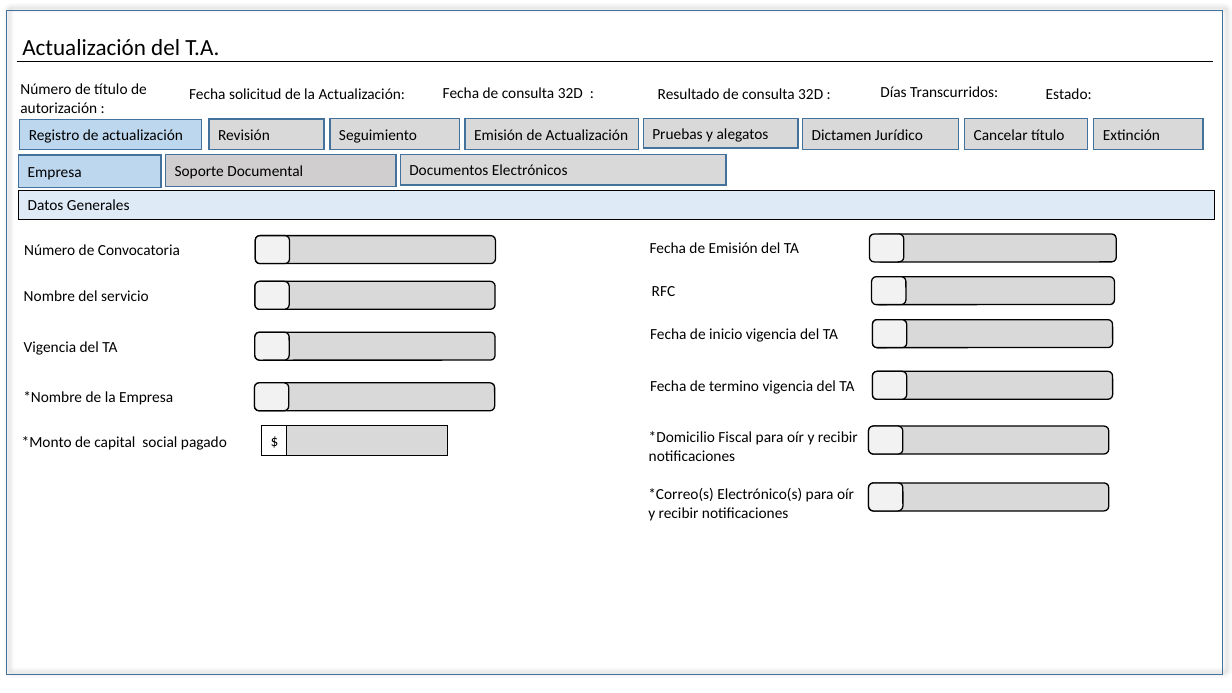
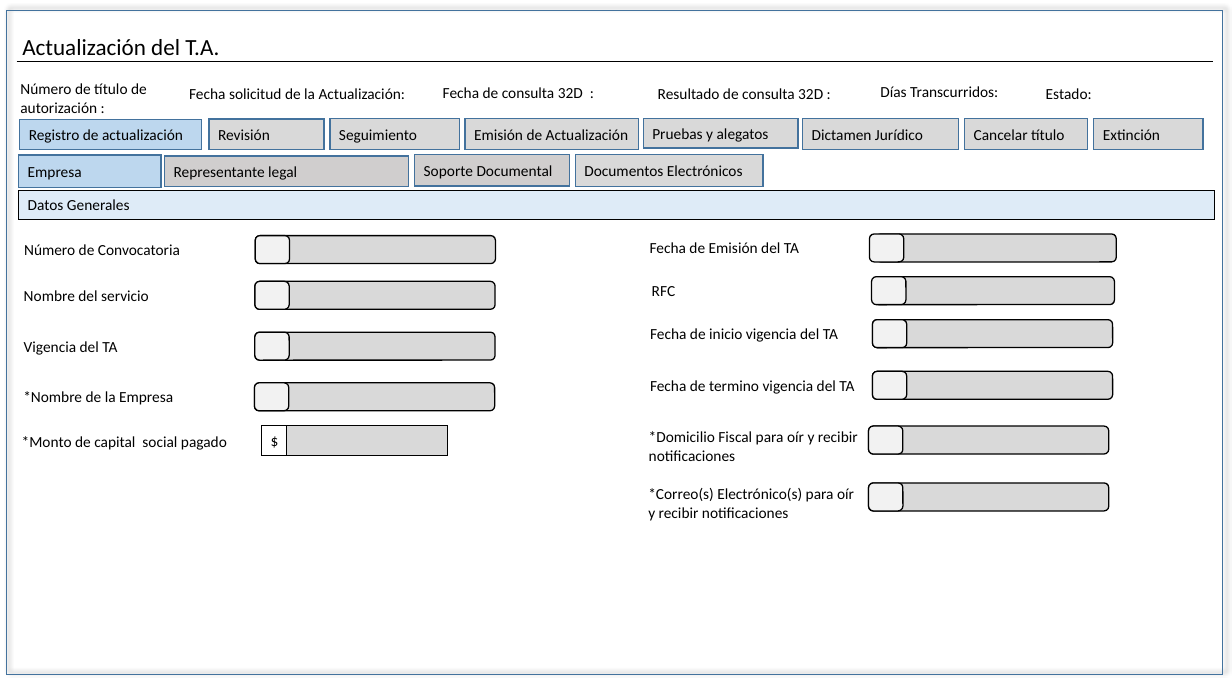
Before and after one commit to EDDIE83/Documentos, a slide deck: slide 24 of TAF 092019/PANTALAS EIU´S Actualizacion.pptx. Drawn at 1232x693 pixels with LibreOffice and Linux fonts; fonts in the diff are those of the drawing. Boxes give left, top, right and bottom in pixels: in the first picture for what was removed or moved away, otherwise in the second. Text is boxed around its words. In the diff, an @@ line names an element or a change of style, - is before the commit and + after.

```diff
--- a/TAF 092019/PANTALAS EIU´S Actualizacion.pptx
+++ b/TAF 092019/PANTALAS EIU´S Actualizacion.pptx
@@ rectangle added at box(165, 156, 409, 187), fill #D0CECE, outline #43739E 1 pt, 12 pt, text #000000 @@
+Representante legal
@@ rectangle "Soporte Documental": place and size @@
-rectangle "Soporte Documental" at box(165, 154, 396, 186)
+rectangle "Soporte Documental" at box(415, 154, 570, 186)
@@ rectangle "Documentos Electrónicos": place and size @@
-rectangle "Documentos Electrónicos" at box(400, 154, 726, 185)
+rectangle "Documentos Electrónicos" at box(576, 154, 763, 186)
```
Also in this commit, not shown: 21 other slides changed, 15 other files.
